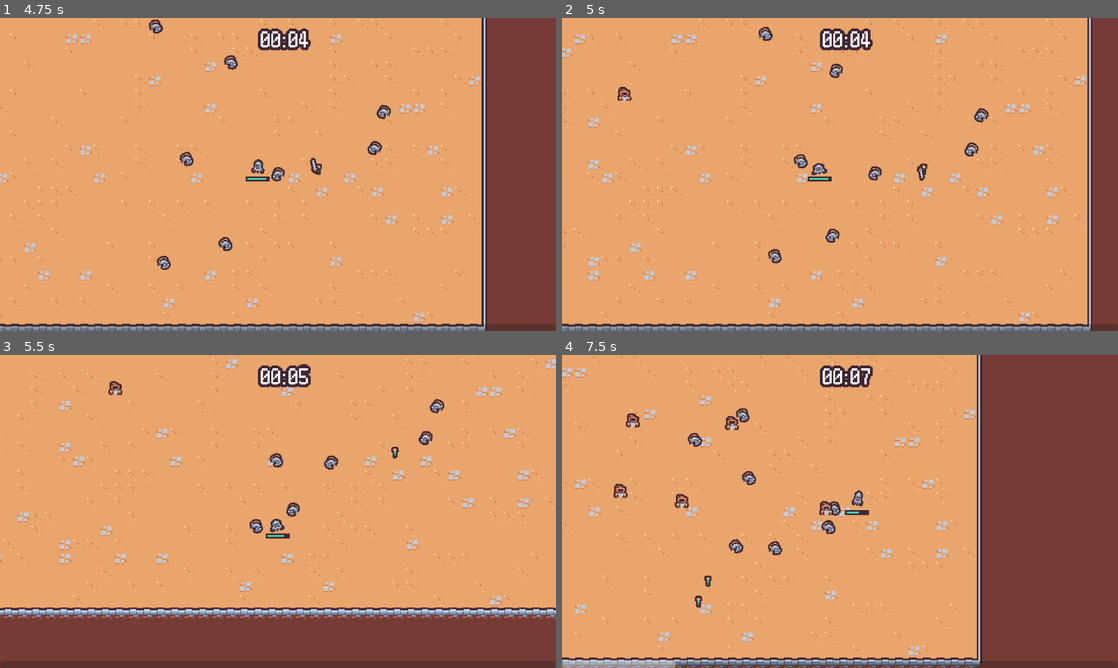
Above: before the commit, frames 1-4 (two rows, left to right).
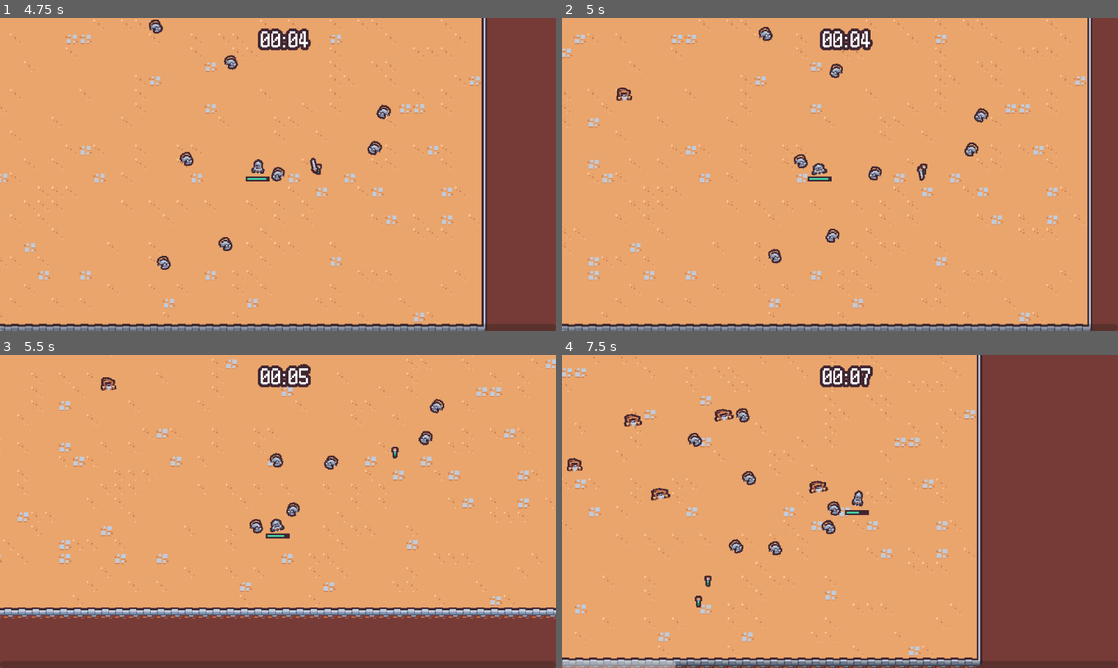
Above: after the commit, the same moments.

Repository: choglost/survivor-like
Game: Godot game, scene res://scenes/Main/main.tscn
The game is run twice, just before and just after one commit, with the same random seed, the same clock (stepped at 60 frames per second) and the same inputs.
Inputs (mouse positions are in pixels of both pictures, inside the frame that each line leads up to):
- Up to frame 1 (4.75 s): move the mouse to (400, 158) at 0.52 s; press the mouse at (400, 158) at 0.53 s; hold D (move_right) 0.53-1.28 s; move the mouse to (166, 190) at 1.27 s; release the mouse at (166, 190) at 1.28 s; hold S (move_down) 1.28-2.03 s; click (166, 190) at 1.35 s; move the mouse to (333, 105) at 2.02 s; press the mouse at (333, 105) at 2.03 s; hold D (move_right) 2.03-2.78 s; move the mouse to (250, 237) at 2.77 s; release the mouse at (250, 237) at 2.78 s; hold W (move_up) 2.78-3.53 s; click (250, 237) at 2.85 s; move the mouse to (444, 221) at 3.52 s; press the mouse at (444, 221) at 3.53 s; hold A (move_left) from 3.53 s (still down); move the mouse to (111, 127) at 4.27 s; release the mouse at (111, 127) at 4.28 s; click (111, 127) at 4.35 s
- Up to frame 2 (5 s): keep holding A (move_left)
- Up to frame 3 (5.5 s): move the mouse to (305, 511) at 5.02 s; release A (move_left) at 5.03 s; press the mouse at (305, 511) at 5.03 s; hold S (move_down) from 5.03 s (still down)
- Up to frame 4 (7.5 s): move the mouse to (756, 433) at 5.77 s; release S (move_down) at 5.78 s; release the mouse at (756, 433) at 5.78 s; hold D (move_right) 5.78-6.53 s; click (756, 433) at 5.85 s; move the mouse to (962, 495) at 6.52 s; press the mouse at (962, 495) at 6.53 s; hold W (move_up) 6.53-7.28 s; move the mouse to (728, 527) at 7.27 s; release the mouse at (728, 527) at 7.28 s; hold D (move_right) from 7.28 s (still down); click (728, 527) at 7.35 s

Frame 1 is identical in both runs. In frame 2, less than 0.1% of the frame differs, in the area x 9-13%, y 22-27%; in frame 3, 0.2%; in frame 4, 0.9%, in the area x 0-49%, y 17-52%.

Commit message:
巫师移动动画 一顿一顿的

Diff:
--- a/component/ability/axe/axe_ability/axe.gd
+++ b/component/ability/axe/axe_ability/axe.gd
@@ -11,7 +11,7 @@
 func _ready() -> void:
   base_rotation = Vector2.RIGHT.rotated(randf_range(0, PI * 2))
   var tween = create_tween()
-  tween.tween_method(axe_rotate, 0.0, 2.0, 2.5)
+  tween.tween_method(axe_rotate, 0.0, 4.0, 2.5)
   tween.tween_callback(queue_free)
 
 func axe_rotate(axe_rotation: float) -> void:
--- a/component/movement/movement_component.gd
+++ b/component/movement/movement_component.gd
@@ -26,3 +26,6 @@
   character_body.velocity = velocity
   character_body.move_and_slide()
   velocity = character_body.velocity
+
+func decelerate():
+  accelerate_in_direction(Vector2.ZERO)
--- a/entities/enemy/wizard/wizard_enemy.gd
+++ b/entities/enemy/wizard/wizard_enemy.gd
@@ -3,10 +3,19 @@
 @onready var visuals: Node = $Visuals
 @onready var movement_component: Node = $MovementComponent
 
+var is_moving: bool = false
+
 func _process(delta: float) -> void:
-  movement_component.accelerate_to_player()
+  if is_moving:
+    movement_component.accelerate_to_player()
+  else:
+    movement_component.decelerate()
+
   movement_component.move(self)
 
   var move_sign = sign(velocity.x)
   if move_sign != 0:
     visuals.scale = Vector2(move_sign, 1)
+
+func set_is_moving(value: bool) -> void:
+  is_moving = value
--- a/entities/enemy/wizard/wizard_enemy.tscn
+++ b/entities/enemy/wizard/wizard_enemy.tscn
@@ -17,6 +17,109 @@
 [sub_resource type="CircleShape2D" id="CircleShape2D_ppnm1"]
 radius = 4.0
 
+[sub_resource type="Animation" id="Animation_d6vat"]
+length = 0.001
+tracks/0/type = "value"
+tracks/0/imported = false
+tracks/0/enabled = true
+tracks/0/path = NodePath("Visuals/Sprite2D:position")
+tracks/0/interp = 1
+tracks/0/loop_wrap = true
+tracks/0/keys = {
+"times": PackedFloat32Array(0),
+"transitions": PackedFloat32Array(1),
+"update": 0,
+"values": [Vector2(0, -8)]
+}
+tracks/1/type = "value"
+tracks/1/imported = false
+tracks/1/enabled = true
+tracks/1/path = NodePath("Visuals/Sprite2D:rotation")
+tracks/1/interp = 1
+tracks/1/loop_wrap = true
+tracks/1/keys = {
+"times": PackedFloat32Array(0),
+"transitions": PackedFloat32Array(1),
+"update": 0,
+"values": [0.0]
+}
+tracks/2/type = "value"
+tracks/2/imported = false
+tracks/2/enabled = true
+tracks/2/path = NodePath("Visuals/Sprite2D:scale")
+tracks/2/interp = 1
+tracks/2/loop_wrap = true
+tracks/2/keys = {
+"times": PackedFloat32Array(0),
+"transitions": PackedFloat32Array(1),
+"update": 0,
+"values": [Vector2(1, 1)]
+}
+
+[sub_resource type="Animation" id="Animation_yinnb"]
+resource_name = "walk"
+length = 0.5
+loop_mode = 1
+tracks/0/type = "value"
+tracks/0/imported = false
+tracks/0/enabled = true
+tracks/0/path = NodePath("Visuals/Sprite2D:position")
+tracks/0/interp = 2
+tracks/0/loop_wrap = true
+tracks/0/keys = {
+"times": PackedFloat32Array(0),
+"transitions": PackedFloat32Array(1),
+"update": 0,
+"values": [Vector2(0, -8)]
+}
+tracks/1/type = "value"
+tracks/1/imported = false
+tracks/1/enabled = true
+tracks/1/path = NodePath("Visuals/Sprite2D:rotation")
+tracks/1/interp = 2
+tracks/1/loop_wrap = true
+tracks/1/keys = {
+"times": PackedFloat32Array(0, 0.10000001, 0.26666668),
+"transitions": PackedFloat32Array(1, 1.741102, 1),
+"update": 0,
+"values": [0.0, -0.17453292519943295, 0.17453292519943295]
+}
+tracks/2/type = "value"
+tracks/2/imported = false
+tracks/2/enabled = true
+tracks/2/path = NodePath("Visuals/Sprite2D:scale")
+tracks/2/interp = 2
+tracks/2/loop_wrap = true
+tracks/2/keys = {
+"times": PackedFloat32Array(0, 0.10000001, 0.26666668),
+"transitions": PackedFloat32Array(1, 1.4142137, 1),
+"update": 0,
+"values": [Vector2(1, 1), Vector2(1.4, 0.8), Vector2(0.9, 1.1)]
+}
+tracks/3/type = "method"
+tracks/3/imported = false
+tracks/3/enabled = true
+tracks/3/path = NodePath(".")
+tracks/3/interp = 1
+tracks/3/loop_wrap = true
+tracks/3/keys = {
+"times": PackedFloat32Array(0.1, 0.26666668),
+"transitions": PackedFloat32Array(1, 1),
+"values": [{
+"args": [true],
+"method": &"set_is_moving"
+}, {
+"args": [false],
+"method": &"set_is_moving"
+}]
+}
+
+[sub_resource type="AnimationLibrary" id="AnimationLibrary_injy7"]
+_data = {
+&"RESET": SubResource("Animation_d6vat"),
+&"walk": SubResource("Animation_yinnb")
+}
+
 [node name="WizardEnemy" type="CharacterBody2D" unique_id=1451004974 groups=["enemy"]]
 collision_layer = 64
 collision_mask = 65
@@ -30,8 +133,8 @@
 health_component = NodePath("../HealthComponent")
 
 [node name="MovementComponent" parent="." unique_id=481701600 instance=ExtResource("4_6yewl")]
-speed = 60.0
-acceleration = 10.0
+speed = 100.0
+acceleration = 30.0
 
 [node name="HitboxComponent" parent="." unique_id=258281884 instance=ExtResource("3_omhgm")]
 collision_layer = 8
@@ -57,3 +160,7 @@
 [node name="CollisionShape2D" type="CollisionShape2D" parent="." unique_id=352892596]
 position = Vector2(0, -7)
 shape = SubResource("CircleShape2D_ppnm1")
+
+[node name="AnimationPlayer" type="AnimationPlayer" parent="." unique_id=1444171656]
+libraries/ = SubResource("AnimationLibrary_injy7")
+autoplay = &"walk"
--- a/entities/experience/experience.gd
+++ b/entities/experience/experience.gd
@@ -1,12 +1,8 @@
 extends Node2D
 
-
-# Called when the node enters the scene tree for the first time.
 func _ready() -> void:
   $Area2D.area_entered.connect(on_area_entered)
 
-
-# Called every frame. 'delta' is the elapsed time since the previous frame.
 func _process(delta: float) -> void:
   pass
 
Not shown, added: README.md
